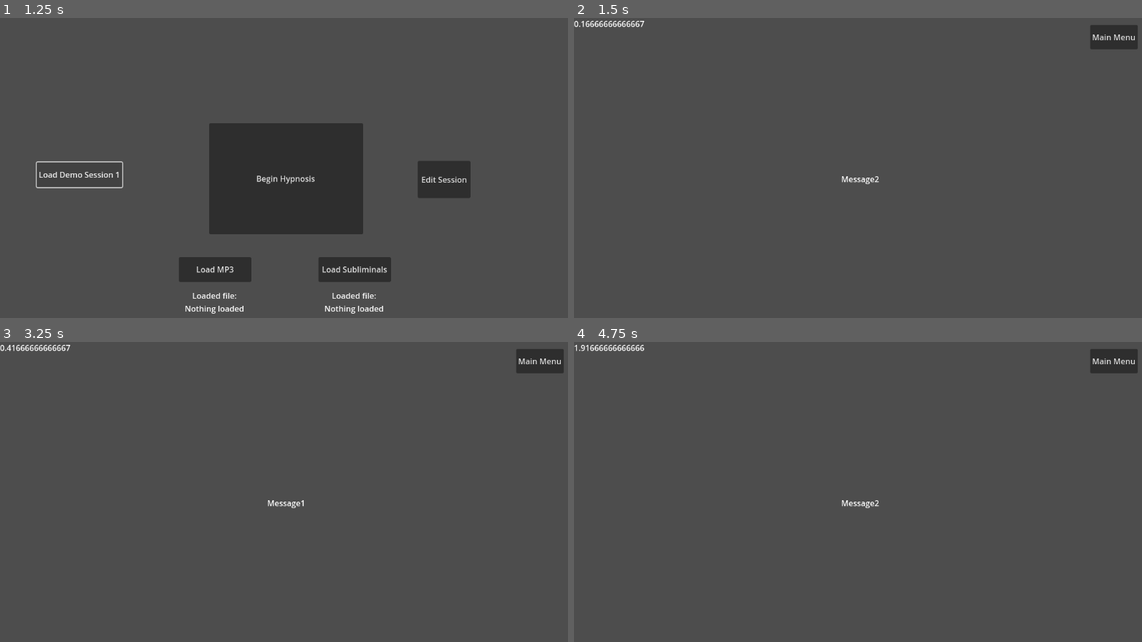
Above: before the commit, frames 1-4 (two rows, left to right).
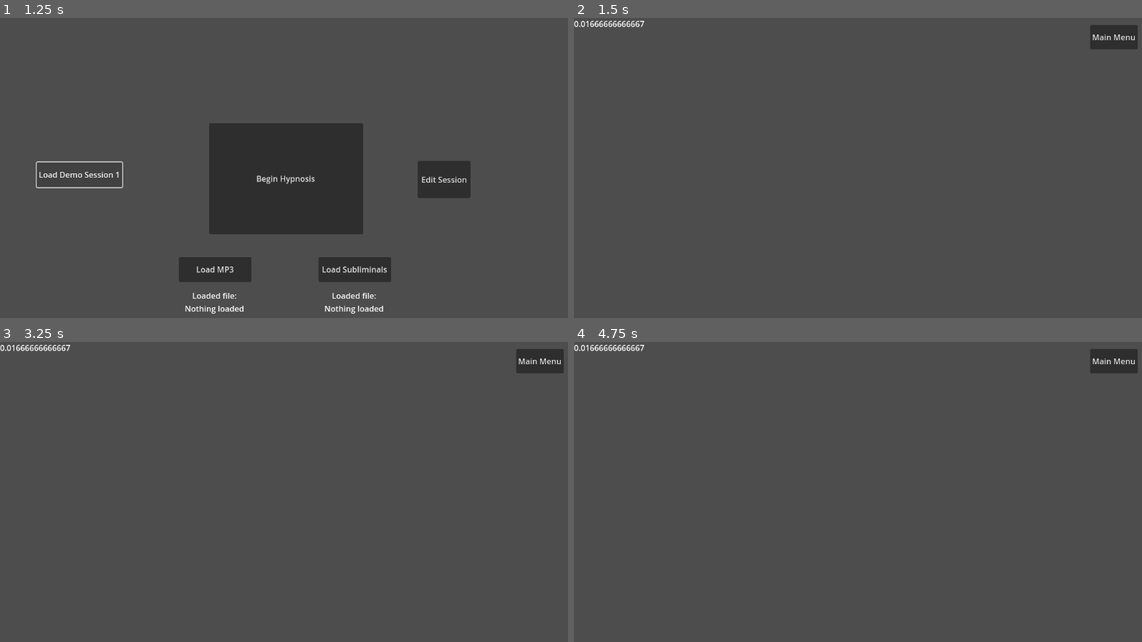
Above: after the commit, the same moments.

Repository: WinterWarp/KeyHypno
Game: Godot game, scene res://Scenes/FirstScene.tscn
Two runs of this game, one before a commit and one after it. Both use one fixed random seed, a clock stepped at 60 frames per second and the inputs below.
Inputs:
- Up to frame 1 (1.25 s): click "Load Demo Session 1" at 0.5 s
- Up to frame 2 (1.5 s): click "Begin Hypnosis" at 1.25 s
- Up to frame 3 (3.25 s): click "Main Menu" at 2 s; click "Begin Hypnosis" at 2.75 s
- Up to frame 4 (4.75 s): tap Enter at 3.5 s

Frame 1 is identical in both runs. In frame 2, 0.1% of the frame differs, in the area x 1-54%, y 0-56%; in frame 3, less than 0.1%; in frame 4, 0.1%, in the area x 0-54%, y 0-56%.
Error after the commit: Attempt to call function 'get_as_text' in base 'null instance' on a null instance. (res://Scripts/first_scene.gd:184)

Commit message:
Add ability to load sessions from json-formatted hypsav files
Also formats various parts of edited files due to an editor feature I forgot to turn off :p

Diff:
--- /dev/null
+++ b/Scripts/Hypsav.gd
@@ -0,0 +1,43 @@
+func decode(data: String) -> Array[Resource]:
+	# parse data
+	var json = JSON.new()
+	var error = json.parse(data)
+	# verify data
+	if error == OK:
+		var data_received = json.data
+		if typeof(data_received) == TYPE_ARRAY:
+			return data_received.sort_custom(func(a, b): return a.time < b.time)  # sort by time so we can assume events are in order
+		else:
+			print("data is of invalid type")
+			return []
+	else:
+		print(
+			"JSON Parse Error: ",
+			json.get_error_message(),
+			" in ",
+			data,
+			" at line ",
+			json.get_error_line()
+		)
+		return []
+
+
+func encode(data: Array[Resource]) -> String:
+	return JSON.stringify(data)
+
+
+func load(session_data: SessionData, data: String) -> void:
+	session_data.reset_and_clear()
+	var sav = decode(data)
+	var ev = sav.events
+	for e in ev:
+		match e.type:
+			"SUBLIMINAL":
+				var s = session_data.add_element_of_class(session_data.SubliminalClass)
+				s._start_time = e.start_time
+				s._end_time = e.end_time
+				s._time_per_message = e.time_per_message
+				for line in e.messages:
+					s._messages.append(line)
+			_:
+				print("invalid event type" + e.type)
--- a/Scripts/first_scene.gd
+++ b/Scripts/first_scene.gd
@@ -15,9 +15,9 @@
 var editing_scene_res: Resource
 var editing_scene: EditingScene
 
-
 const HYPNO_SCENE_PATH = "res://Scenes/HypnoScene.tscn"
 const EDITING_SCENE_PATH = "res://Scenes/EditingScene.tscn"
+
 
 func _ready():
 	main_menu_ui = $MainMenuUI
@@ -26,6 +26,7 @@
 	scene_container = $SceneContainer
 	ResourceLoader.load_threaded_request(HYPNO_SCENE_PATH)
 	ResourceLoader.load_threaded_request(EDITING_SCENE_PATH)
+
 
 func start_hypno():
 	if hypno_scene == null:
@@ -44,6 +45,7 @@
 	hypno_scene.active_session_data = $SessionData
 	hypno_scene.begin_session()
 
+
 func start_editing():
 	if editing_scene == null:
 		editing_scene_res = ResourceLoader.load_threaded_get(EDITING_SCENE_PATH)
@@ -54,16 +56,19 @@
 	editing_scene.set_visibility(true)
 	main_menu_ui.visible = false
 
+
 func setAudioPath(path):
 	selectedAudioPath = path
 	MP3SelectedLabel.text = "Loaded file:\n" + path
+
 
 func setSubPath(path):
 	selectedSubPath = path
 	SubSelectedLabel.text = "Loaded file:\n" + path
 
+
 func load_audio_from_path(path: String):
-	if(path.is_empty()):
+	if path.is_empty():
 		return
 	match path.right(3).to_lower():
 		"ogg":
@@ -76,8 +81,9 @@
 		_:
 			print("unexpected file type")
 
+
 func load_subliminal_from_path(path: String):
-	if(path.is_empty()):
+	if path.is_empty():
 		return
 	if path.right(3).to_lower() == "txt":
 		var file = FileAccess.open(path, FileAccess.READ)
@@ -91,52 +97,89 @@
 
 
 func go_to_main_menu():
-	if(hypno_scene != null):
+	if hypno_scene != null:
 		hypno_scene.set_visibility(false)
-	if(editing_scene != null):
+	if editing_scene != null:
 		editing_scene.set_visibility(false)
 	main_menu_ui.visible = true
+
 
 func exit():
 	get_tree().root.propagate_notification(NOTIFICATION_WM_CLOSE_REQUEST)
 	get_tree().quit()
 
+
 func _on_exit_pressed():
 	exit()
+
 
 func _on_begin_hypnosis_pressed():
 	start_hypno()
 
+
 func _on_play_finished():
 	go_to_main_menu()
+
 
 func _on_hypno_scene_hidden() -> void:
 	go_to_main_menu()
 
+
 func _on_begin_editing_button_pressed():
 	start_editing()
+
 
 func _on_editing_scene_hidden() -> void:
 	go_to_main_menu()
 
 
+func decode(data: String) -> Array:
+	# parse data
+	var json = JSON.new()
+	var error = json.parse(data)
+	# verify data
+	if error == OK:
+		var data_received = json.data
+		if typeof(data_received) == TYPE_ARRAY:
+			data_received.sort_custom(func(a, b): return a["start_time"] < b["start_time"])  # sort by time so we can assume events are in order
+			return data_received
+		else:
+			print("data is of invalid type")
+			return []
+	else:
+		print(
+			"JSON Parse Error: ",
+			json.get_error_message(),
+			" in ",
+			data,
+			" at line ",
+			json.get_error_line()
+		)
+		return []
+
+
+func encode(data: Array) -> String:
+	return JSON.stringify(data)
+
+
+func load_hypsav(session_data: SessionData, data: String) -> void:
+	session_data.reset_and_clear()
+	var sav = decode(data)
+	for e in sav:
+		match e["type"]:
+			"SUBLIMINAL":
+				var s = session_data.add_element_of_class(session_data.SubliminalClass)
+				s._start_time = e["start_time"]
+				s._end_time = e["end_time"]
+				s._time_per_message = e["time_per_message"]
+				for line in e["messages"]:
+					s._messages.append(line)
+			_:
+				print("invalid event type" + e.type)
+
+
 func _on_demo_session_1_button_pressed() -> void:
-	var session_data : SessionData = $SessionData
-	session_data.reset_and_clear()
-	var new_subliminal : SessionElement_Subliminal
-
-	new_subliminal = session_data.add_element_of_class(session_data.SubliminalClass)
-	new_subliminal._start_time = 0.0
-	new_subliminal._end_time = 5.0
-	new_subliminal._time_per_message = 1.0
-	new_subliminal._messages.append("Message1")
-	new_subliminal._messages.append("Message2")
-	new_subliminal._messages.append("Message3")
-
-	new_subliminal = session_data.add_element_of_class(session_data.SubliminalClass)
-	new_subliminal._start_time = 5.0
-	new_subliminal._end_time = 10.0
-	new_subliminal._time_per_message = 0.5
-	new_subliminal._messages.append("Message4")
-	new_subliminal._messages.append("Message5")
-	new_subliminal._messages.append("Message6")
+	var session_data: SessionData = $SessionData
+	var file = FileAccess.open("res://Scripts/DemoSession1.hypsav", FileAccess.READ)
+	var text = file.get_as_text()
+	load_hypsav(session_data, text)
